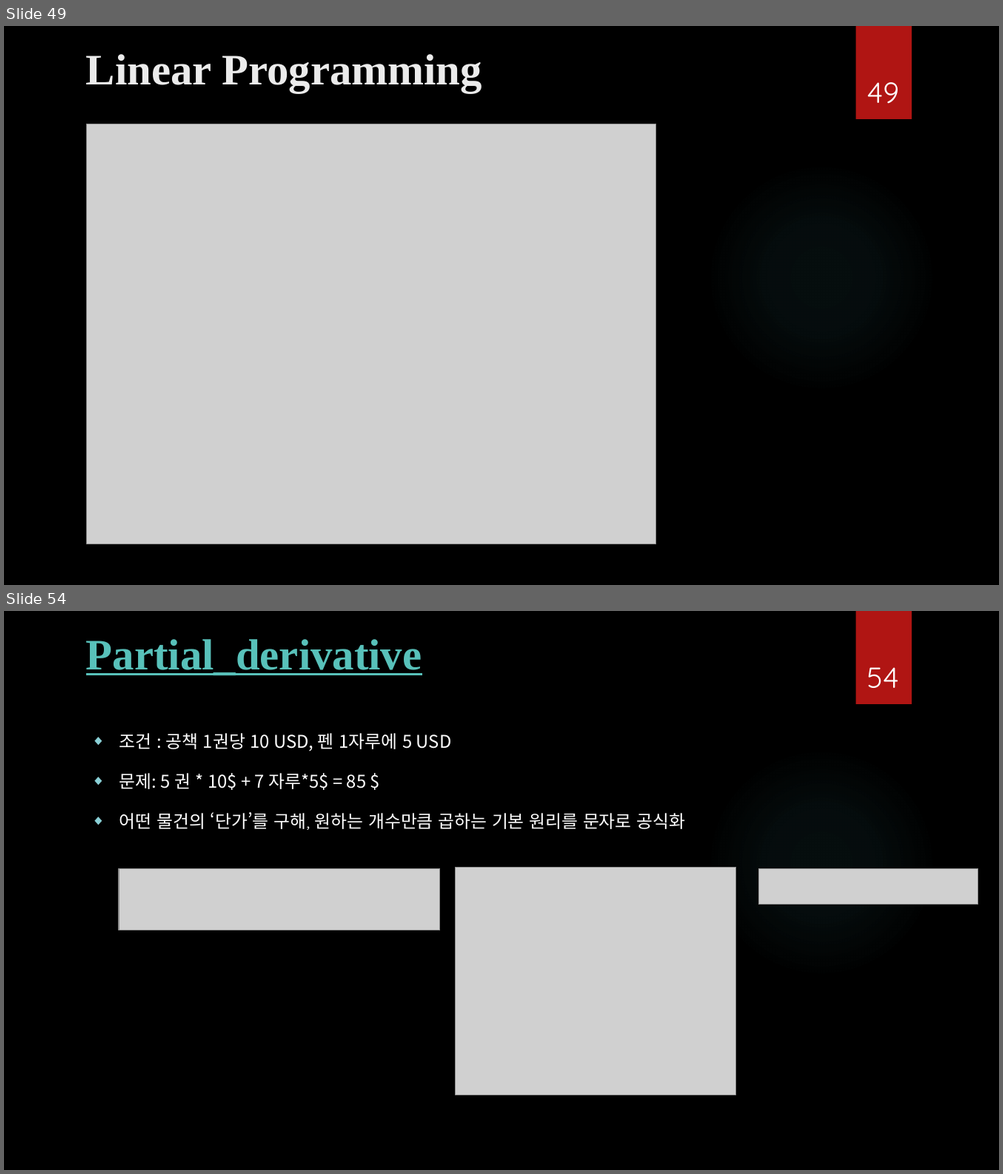
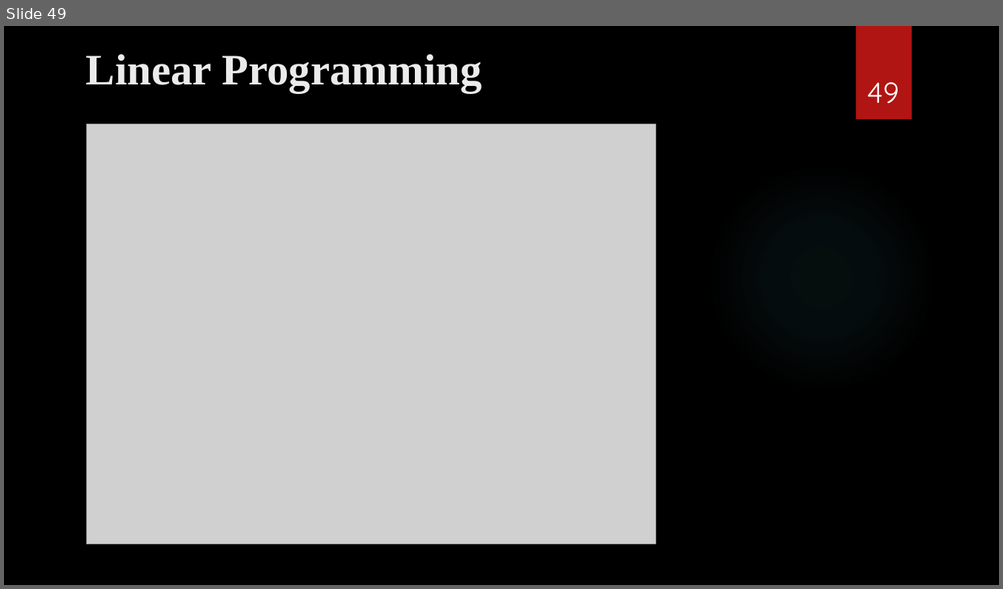
Before and after one commit to ancestor9/mathematics-for-machine-learning, a slide deck: Calculus/Modeling_Simulation_1.pptx. Shown one above the other, each under a label of ours: slides 49 and 54 before the commit, slide 49 after it; the slides between them are not shown. The pictures are 1003x1174 and 1003x589 pixels, drawn with LibreOffice and Linux fonts; fonts in the diff are those of the drawing; grey boxes stand for pictures; background and template pictures are left out. Boxes give left, top, right and bottom in pixels: in the first picture for what was removed or moved away, otherwise in the second. Text is boxed around its words. In the diff, an @@ line names an element or a change of style, - is before the commit and + after.

```diff
--- a/Calculus/Modeling_Simulation_1.pptx
+++ b/Calculus/Modeling_Simulation_1.pptx
@@ slide 54 removed at box(4, 611, 999, 1170), background picture (left out); not listed: 2 template elements that a slide beside it also shows @@
@@ title removed at box(86, 639, 421, 675) @@
-Partial_derivative
@@ page number removed at box(867, 667, 899, 688) @@
-54
@@ text removed at box(119, 733, 686, 830) @@
-◆ 조건 : 공책 1권당 10 USD, 펜 1자루에 5 USD
-◆ 문제: 5 권 * 10$ + 7 자루*5$ = 85 $
-◆ 어떤 물건의 ‘단가’를 구해, 원하는 개수만큼 곱하는 기본 원리를 문자로 공식화
@@ picture removed at box(119, 869, 441, 931) @@
@@ picture removed at box(455, 867, 736, 1095) @@
@@ picture removed at box(758, 869, 978, 904) @@
```
Also in this commit, not shown: 8 slides changed, 10 other slides removed, 1 other file.
